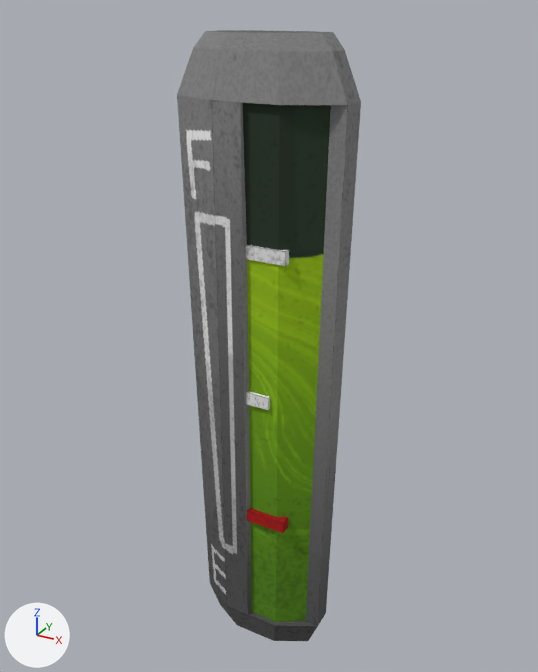
Two versions of the OBJ model P03KayceeRun/P03AssetBundle/Assets/Models/fuelgauge.obj, one commit apart.
Both versions are drawn from a 50 mm camera at (-0.126, -0.859, -0.368) aimed at (-0.602, 0.006, -0.801). Arrows for +X, +Y and +Z are at lower left; the lights stay in place. Where no turn or scale is listed for an object, it has been applied to the vertices.
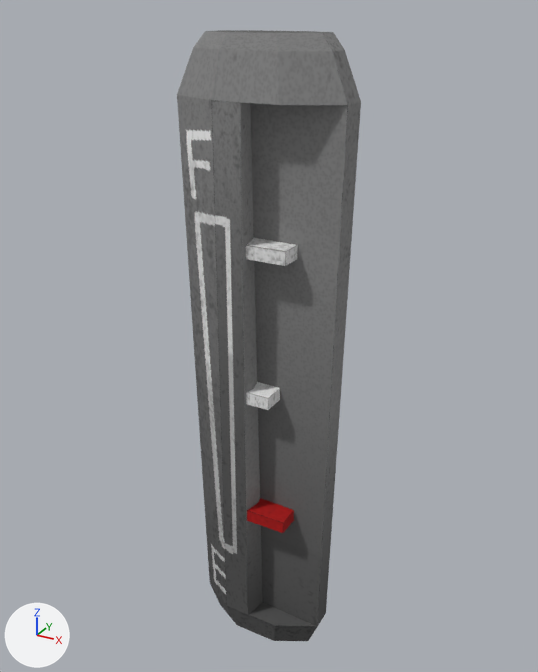
What differs and where, as boxes [x1, y1, x2, y2] in the pictures (538 x 672 px):
'sphere', deleted: before [243, 103, 331, 622]

Diff of the bpy script that builds the scene:
```diff
--- a/P03KayceeRun/P03AssetBundle/Assets/Models/fuelgauge.obj.py
+++ b/P03KayceeRun/P03AssetBundle/Assets/Models/fuelgauge.obj.py
@@ ob_sphere @@
-ob_sphere = bpy.data.objects.new('sphere', me_sphere)
-ob_sphere.location = (0.0, 0.0, 0.0)
```
